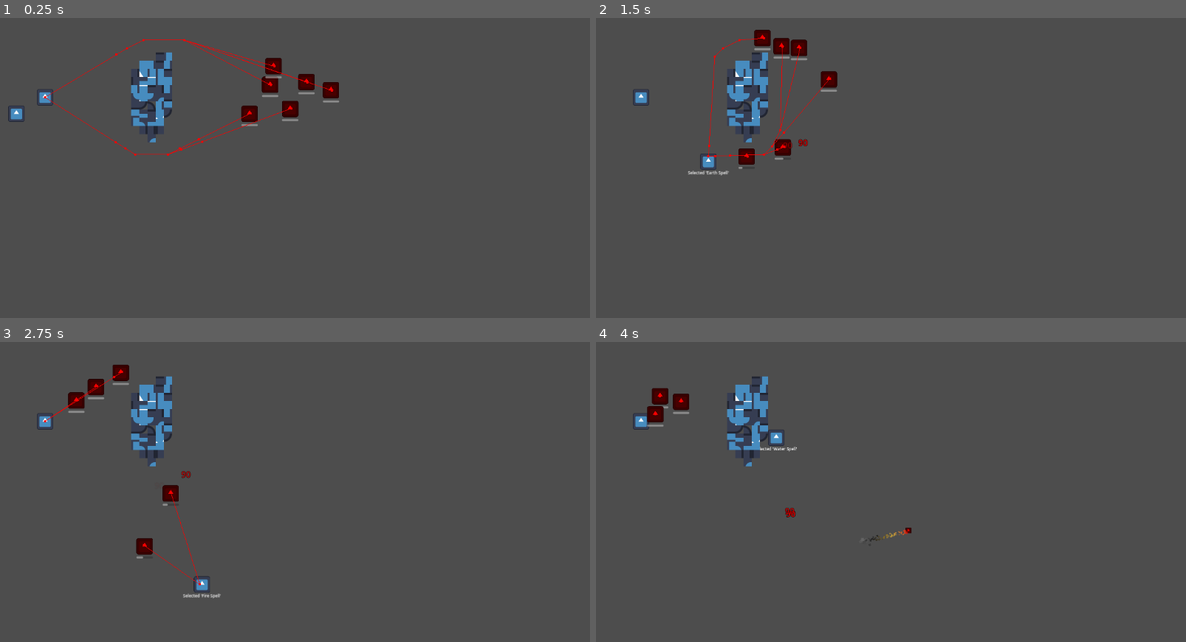
Above: before the commit, frames 1-4 (two rows, left to right).
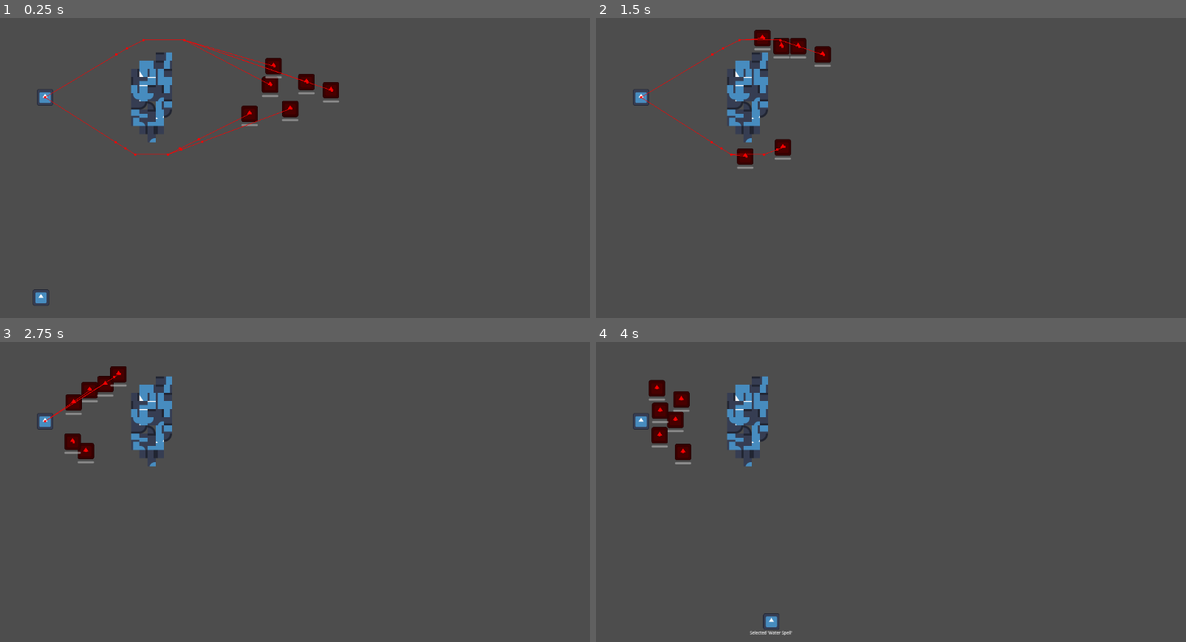
Above: after the commit, the same moments.

Repository: NIK-Pro-coder/coop-roguelike-reborn
Game: Godot game, scene res://main.tscn
Two runs of this game, one before a commit and one after it. Both use one fixed random seed, a clock stepped at 60 frames per second and the inputs below. The engine's default icon, where the game draws it, is replaced by a stand-in: a white triangle on a blue panel in a dark square.
Inputs (mouse positions are in pixels of both pictures, inside the frame that each line leads up to):
- Up to frame 1 (0.25 s): no input
- Up to frame 2 (1.5 s): tap Enter at 0.5 s; move the mouse to (1020, 135) at 0.52 s; hold D (right) 0.53-1.28 s; hold Tab (cycle_spell) 0.53-1.28 s; click (1020, 135) at 0.67 s; move the mouse to (773, 168) at 1.27 s; hold S (down) from 1.28 s (still down); right-click (773, 168) at 1.35 s
- Up to frame 3 (2.75 s): move the mouse to (354, 405) at 2.02 s; release S (down) at 2.03 s; hold D (right) from 2.03 s (still down); hold Tab (cycle_spell) from 2.03 s (still down)
- Up to frame 4 (4 s): move the mouse to (861, 543) at 2.77 s; release D (right) at 2.78 s; release Tab (cycle_spell) at 2.78 s; hold W (up) 2.78-3.53 s; right-click (861, 543) at 2.85 s; click (861, 543) at 2.92 s; move the mouse to (1068, 525) at 3.52 s; hold A (left) from 3.53 s (still down); hold Tab (cycle_spell) from 3.53 s (still down)

The runs differ from the first frame. In frame 1, 0.2% of the frame differs, in the area x 1-9%, y 29-96%; in frame 2, 1.1%; in frame 3, 1.5%, in the area x 8-38%, y 7-86%; in frame 4, 1.4%.

Commit message:
Improved aim-assist to somewhat account for enemy movements, will have to revisit later

Diff:
--- a/Hitbox/projectile.gd
+++ b/Hitbox/projectile.gd
@@ -7,14 +7,14 @@
   set(val):
     dir = val.normalized()
 
-@export var speed: float = 200
+@export_range(0.0, 100.0, 0.01, "or_greater", "suffix:px/s") var speed: float = 200
 @export var team: Hitbox.Teams = Hitbox.Teams.Player
 @export var size: Vector2 = Vector2(20, 20)
 
-@export var lifetime: float = -1.0
+@export_range(0.0, 5.0, 0.01, "or_greater", "or_less", "suffix:s") var lifetime: float = -1.0
 
 @export var damage: float = 10.0
-@export var piercing: int = -1
+@export_range(-1, 5, 1, "or_greater") var piercing: int = -1
 var pierced: int = 0
 
 var hitbox: DmgHitbox
--- a/Player/player.gd
+++ b/Player/player.gd
@@ -126,15 +126,31 @@
     var s: Spell = spells[sel_spell]
 
     if s.target == Spell.Targets.Enemies:
-      var max_dot: float = -1.0
+      var min_dist: float = -1.0
+      var new_dir: Vector2 = dir
+      var ang: float = dir.angle()
 
       for i: Enemy in get_tree().get_nodes_in_group("enemies"):
-        var diff: Vector2 = (i.global_position - global_position)
-        var dot: float = dir.dot(diff.normalized())
+        # Prefer enemy closest to the direction vector
+        var diff: Vector2 = i.global_position - global_position
 
-        if dot >= .9 and dot > max_dot:
-          max_dot = dot
-          dir = diff.normalized()
+        var real_diff: Vector2 = diff
+        if s.travel_speed > 0.0:
+          # Account for enemy velocity (approx.)
+          var vel_diff: Vector2 = i.velocity * (diff.length() / s.travel_speed)
+          real_diff = (i.global_position + vel_diff) - global_position
+          print("hi", vel_diff)
+
+        var dot: float = dir.dot(real_diff.normalized())
+
+        var norm_diff: Vector2 = real_diff.rotated(-ang)
+        var dist: float = abs(norm_diff.y)
+
+        if dot >= .9 and (dist < min_dist or min_dist < 0.0):
+          min_dist = dist
+          new_dir = real_diff.normalized()
+
+      dir = new_dir
 
     s.cast(self, dir)
     spell_cd[s] = s.cooldown
--- a/Player/player.tscn
+++ b/Player/player.tscn
@@ -53,7 +53,7 @@
 collision_layer = 2
 motion_mode = 1
 script = ExtResource("1_4ntmi")
-spells = Array[ExtResource("2_gwnis")]([ExtResource("3_od3ui"), ExtResource("4_00tjw"), ExtResource("3_k53q1"), ExtResource("6_x3vf3")])
+spells = Array[ExtResource("2_gwnis")]([ExtResource("3_k53q1"), ExtResource("3_od3ui"), ExtResource("4_00tjw"), ExtResource("6_x3vf3")])
 
 [node name="Icon" type="Sprite2D" parent="." unique_id=1216765225]
 scale = Vector2(0.25, 0.25)
--- a/Spells/FireSpell/fire_spell.tres
+++ b/Spells/FireSpell/fire_spell.tres
@@ -6,4 +6,6 @@
 script = ExtResource("1_afiys")
 name = "Fire Spell"
 desc = "Fire"
+cooldown = 0.5
+travel_speed = 300.0
 metadata/_custom_type_script = "uid://deeokg0jf854b"
--- a/Spells/FireSpell/fireball.tscn
+++ b/Spells/FireSpell/fireball.tscn
@@ -38,8 +38,8 @@
 color_ramp = SubResource("GradientTexture1D_u2je5")
 
 [node name="fireball" type="CharacterBody2D" unique_id=1160919186]
-position = Vector2(16, 16)
 script = ExtResource("1_u2je5")
+speed = 300.0
 size = Vector2(16, 16)
 lifetime = 5.0
 metadata/_custom_type_script = "uid://bwbohng3o31jq"
--- a/Spells/base_spell.gd
+++ b/Spells/base_spell.gd
@@ -4,8 +4,8 @@
 @export var name: String
 @export_multiline() var desc: String
 
-@export_range(0.1, 5.0, 0.01, "or_greater") var cooldown: float = 1.5
-@export_range(0.0, 5.0, 0.01, "or_greater") var chargeup: float = 0.0
+@export_range(0.1, 5.0, 0.01, "or_greater", "suffix:s") var cooldown: float = 1.5
+@export_range(0.0, 5.0, 0.01, "or_greater", "suffix:s") var chargeup: float = 0.0
 
 enum Targets {
   Enemies = 0,
@@ -15,6 +15,8 @@
 
 @export var target: Targets = Targets.Enemies
 
+@export_range(0.0, 100.0, 0.01, "or_greater", "suffix:px/s") var travel_speed: float = 0.0
+
 @warning_ignore("unused_parameter")
 func cast(player: Player, target_dir: Vector2) -> void:
   print("Cast: %s" % target_dir)
--- a/main.tscn
+++ b/main.tscn
@@ -3,7 +3,6 @@
 [ext_resource type="PackedScene" uid="uid://cdhqce348kp2a" path="res://Player/player.tscn" id="1_ig7tw"]
 [ext_resource type="PackedScene" uid="uid://m5c1kwwxoqar" path="res://Enemies/BaseEnemy/base_enemy.tscn" id="2_0xm2m"]
 [ext_resource type="TileSet" uid="uid://c2jce6753fhst" path="res://main_tileset.tres" id="3_h2yge"]
-[ext_resource type="Script" uid="uid://bqav7ajuapjsp" path="res://Hitbox/dmg_hitbox.gd" id="4_1bvp3"]
 
 [sub_resource type="NavigationPolygon" id="NavigationPolygon_h2yge"]
 vertices = PackedVector2Array(360, 280, 360, 104, 1003.1328, -96.828125, 1132.1172, 783.2969, -127.35156, -142.96875, 280, 104, 280, 120, 248, 120, 248, 136, 232, 136, -104.578125, 752.5703, 232, 296, 248, 296, 248, 312, 264, 312, 264, 328, 328, 328, 328, 312, 344, 312, 344, 280)
@@ -14,7 +13,7 @@
 [node name="Main" type="Node" unique_id=1014945260]
 
 [node name="Player" parent="." unique_id=1584554355 instance=ExtResource("1_ig7tw")]
-position = Vector2(32, 248)
+position = Vector2(80, 608)
 
 [node name="Player2" parent="." unique_id=111660931 instance=ExtResource("1_ig7tw")]
 position = Vector2(88, 216)
@@ -44,23 +43,3 @@
 [node name="TileMapLayer" type="TileMapLayer" parent="NavigationRegion2D" unique_id=1782479879]
 tile_map_data = PackedByteArray("AAAQABAAAAABAAUAAAAQAA8AAAADAAYAAAAQAA4AAAAGAAcAAAAQAA0AAAABAAYAAAAQAAwAAAAGAAMAAAAQAA …(624 unchanged characters)…
 tile_set = ExtResource("3_h2yge")
-
-[node name="DmgHitbox" type="Area2D" parent="." unique_id=713770041]
-position = Vector2(352, 344)
-collision_layer = 0
-collision_mask = 4
-script = ExtResource("4_1bvp3")
-damage = 90.0
-size = Vector2(50, 50)
-iframe_group = "21652389826910"
-metadata/_custom_type_script = "uid://bqav7ajuapjsp"
-
-[node name="DmgHitbox2" type="Area2D" parent="." unique_id=1437926523]
-position = Vector2(272, 344)
-collision_layer = 0
-collision_mask = 4
-script = ExtResource("4_1bvp3")
-damage = -10.4
-size = Vector2(50, 50)
-iframe_group = "21652389826910"
-metadata/_custom_type_script = "uid://bqav7ajuapjsp"
